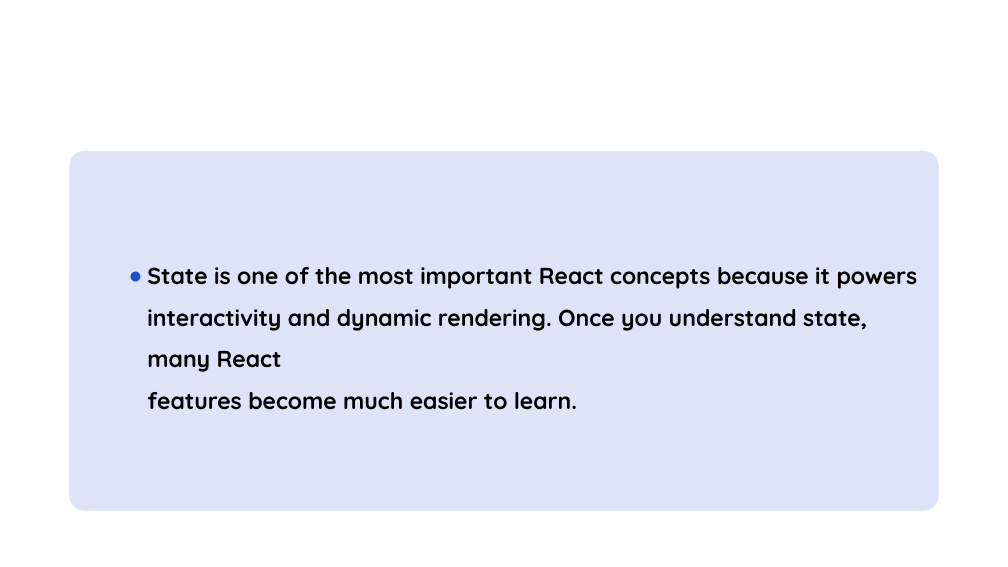
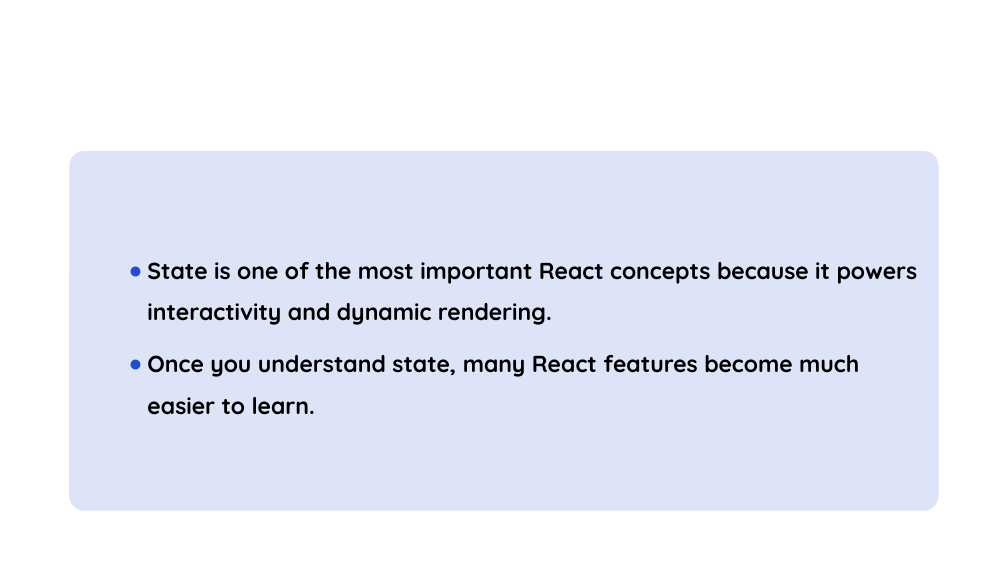
Before and after one commit to RakeshdotKR/SW_CSE_B1.4_Internship, a slide deck: slide 104 of Day/Day12/ReactJS_Fundamentals.pptx (slide 103 before the commit). Drawn at 1008x567 pixels with LibreOffice and Linux fonts; fonts in the diff are those of the drawing; background and template pictures are left out. Boxes give left, top, right and bottom in pixels: in the first picture for what was removed or moved away, otherwise in the second. Text is boxed around its words. In the diff, an @@ line names an element or a change of style, - is before the commit and + after.

```diff
--- a/Day/Day12/ReactJS_Fundamentals.pptx
+++ b/Day/Day12/ReactJS_Fundamentals.pptx
@@ text at bbox=[147, 262, 918, 415]: text changed @@
-● State is one of the most important React concepts because it powers
-  interactivity and dynamic rendering. Once you understand state, many React
-  features become much easier to learn.
+● State is one of the most important React concepts because it powers
+  interactivity and dynamic rendering.
+● Once you understand state, many React features become much easier to learn.
```
Also in this commit, not shown: 6 other slides changed, 1 slide added.
